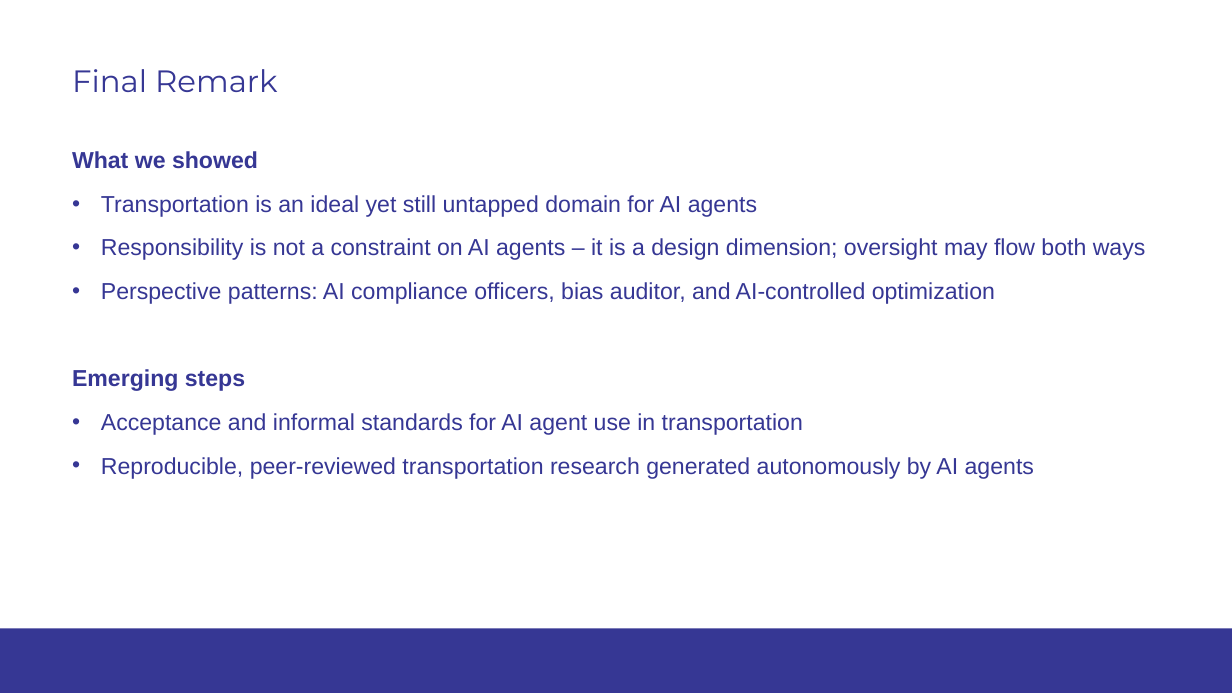
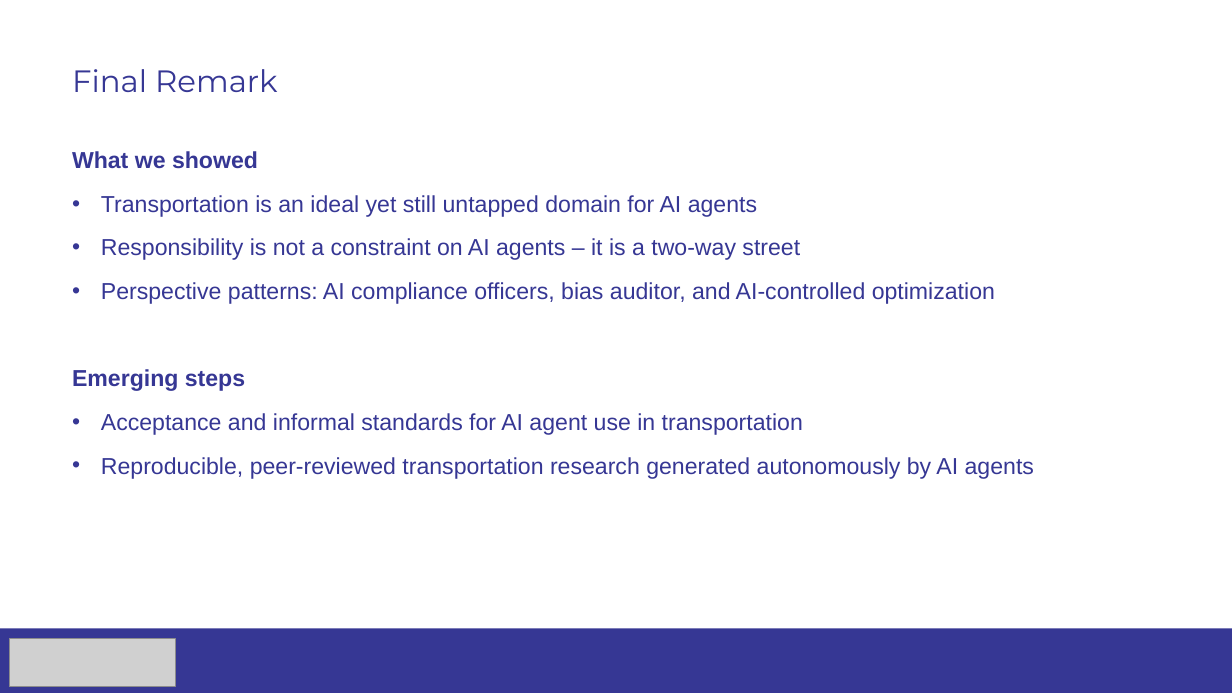
Before and after one commit to DmitryPavlyuk/TRA2026, a slide deck: slide 20 of TRA_2026_pavlyuk.pptx. Drawn at 1232x693 pixels with LibreOffice and Linux fonts; fonts in the diff are those of the drawing; grey boxes stand for pictures; background and template pictures are left out. Boxes give left, top, right and bottom in pixels: in the first picture for what was removed or moved away, otherwise in the second. Text is boxed around its words. In the diff, an @@ line names an element or a change of style, - is before the commit and + after.

```diff
--- a/TRA_2026_pavlyuk.pptx
+++ b/TRA_2026_pavlyuk.pptx
@@ text at box(101, 238, 800, 260): text changed @@
-• Responsibility is not a constraint on AI agents – it is a design dimension; oversight may flow both ways
+• Responsibility is not a constraint on AI agents – it is a two-way street
@@ picture added at box(9, 639, 175, 687) @@
```
Also in this commit, not shown: 16 other slides changed, 1 other file.
